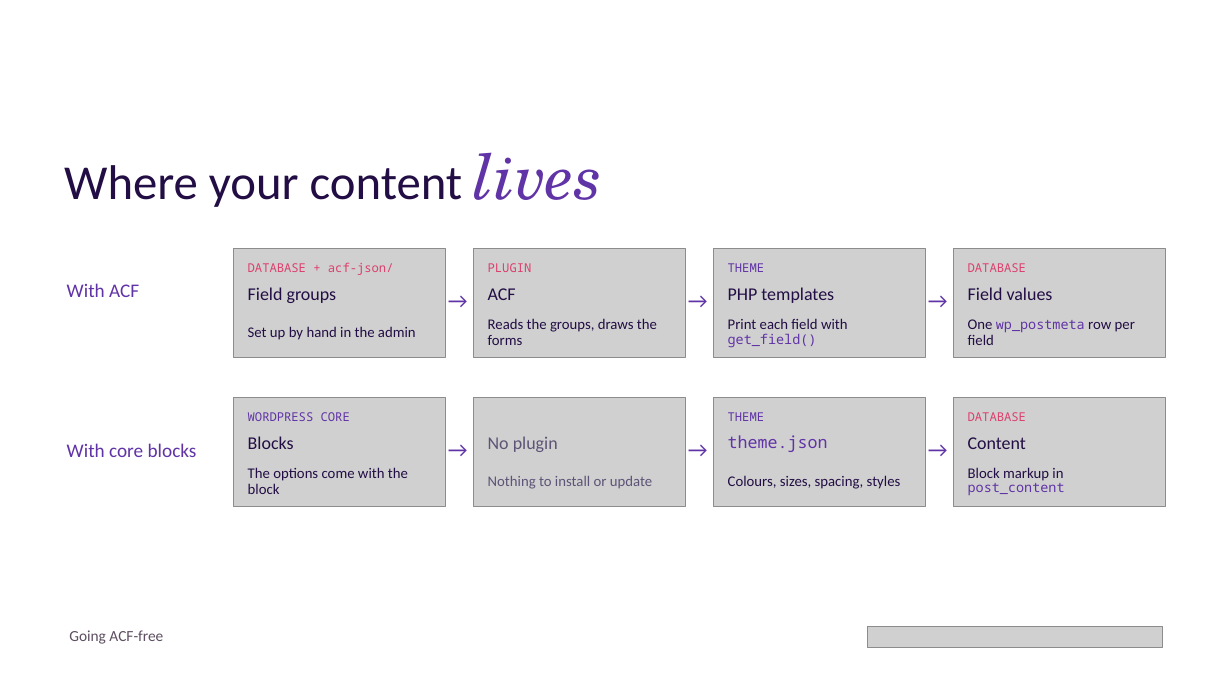
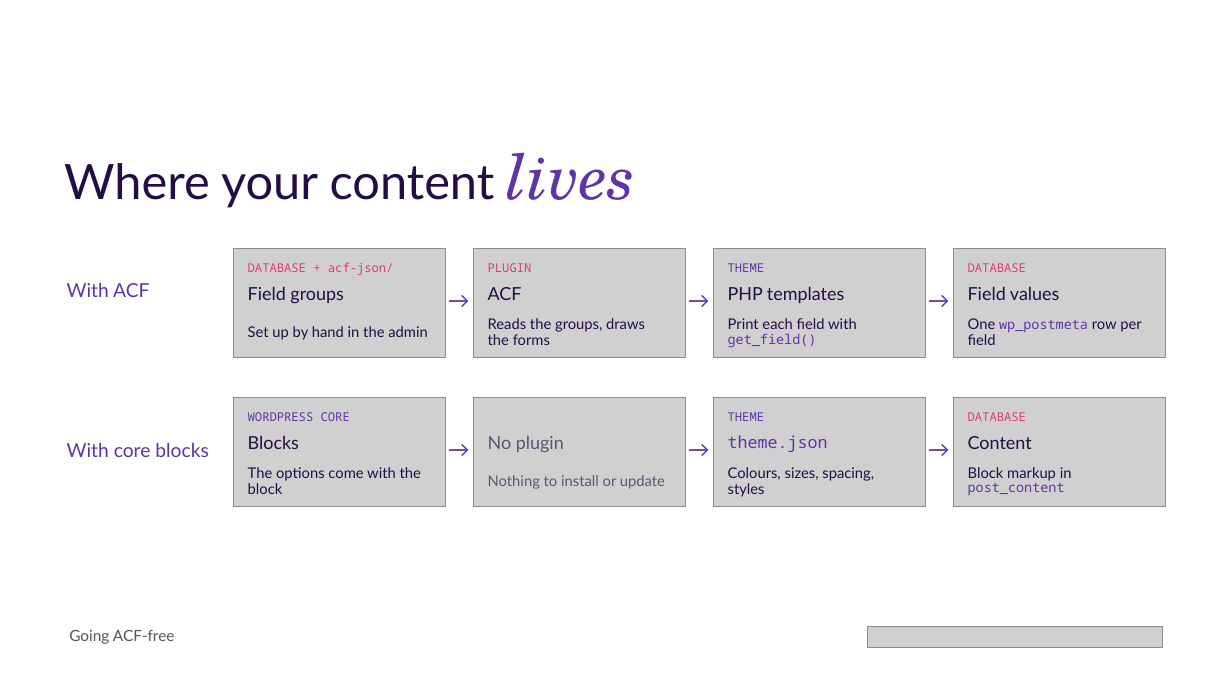
Before and after one commit to rollecode/wpsuomi2026-talk-slides, a slide deck: slide 21 of export/Going ACF-free.pptx. Drawn at 1232x693 pixels with LibreOffice and Linux fonts; fonts in the diff are those of the drawing; grey boxes stand for pictures; background and template pictures are left out. Boxes give left, top, right and bottom in pixels: in the first picture for what was removed or moved away, otherwise in the second. Text is boxed around its words. In the diff, an @@ line names an element or a change of style, - is before the commit and + after.

Commit message:
Static fonts for the pptx export

```diff
--- a/export/Going ACF-free.pptx
+++ b/export/Going ACF-free.pptx
@@ text "Where your content lives" at bbox=[64, 152, 636, 208]: font Calibri to Lato in "Where your content" @@
@@ text "Print each field with get_field()" at bbox=[728, 318, 857, 348]: font Calibri to Lato in "Print each field with" @@
@@ text "One wp_postmeta row per field" at bbox=[968, 318, 1141, 345]: font Calibri to Lato in "One row per field" @@
@@ font Calibri to Lato in 21 elements at bbox=[69, 630, 175, 644], bbox=[67, 283, 149, 297], bbox=[248, 286, 343, 304], bbox=[248, 326, 428, 340], bbox=[488, 287, 522, 300], bbox=[488, 318, 645, 345], bbox=[728, 286, 844, 303], bbox=[968, 286, 1059, 300], bbox=[67, 443, 208, 457], bbox=[248, 435, 299, 449], bbox=[248, 467, 421, 494], bbox=[488, 436, 564, 452], bbox=[488, 475, 665, 489], bbox=[728, 467, 874, 497], bbox=[968, 436, 1032, 449], bbox=[445, 285, 471, 318], bbox=[685, 285, 711, 318], bbox=[925, 285, 951, 318], bbox=[445, 434, 471, 467], bbox=[685, 434, 711, 467], bbox=[925, 434, 951, 467] @@
@@ text "Block markup in post_content" at bbox=[968, 467, 1072, 495]: font Calibri to Lato in "Block markup in" @@
```
Also in this commit, not shown: 41 other slides changed, 10 other files.
